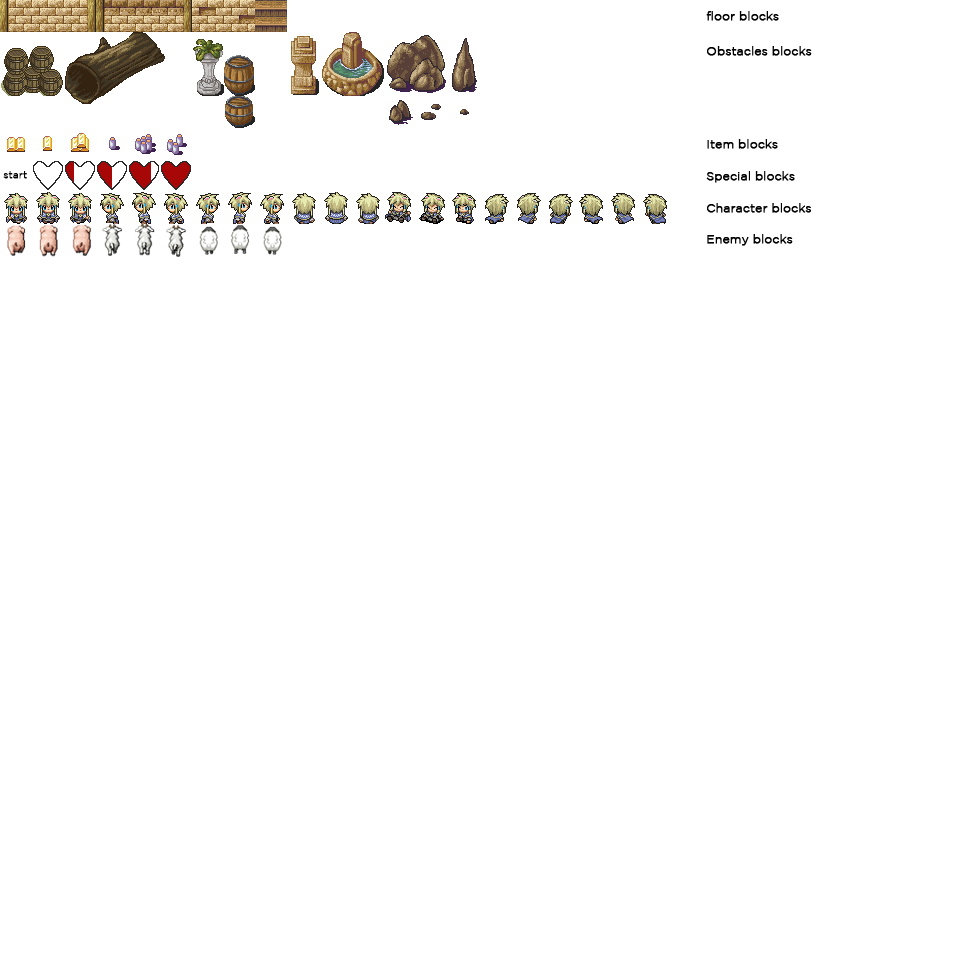
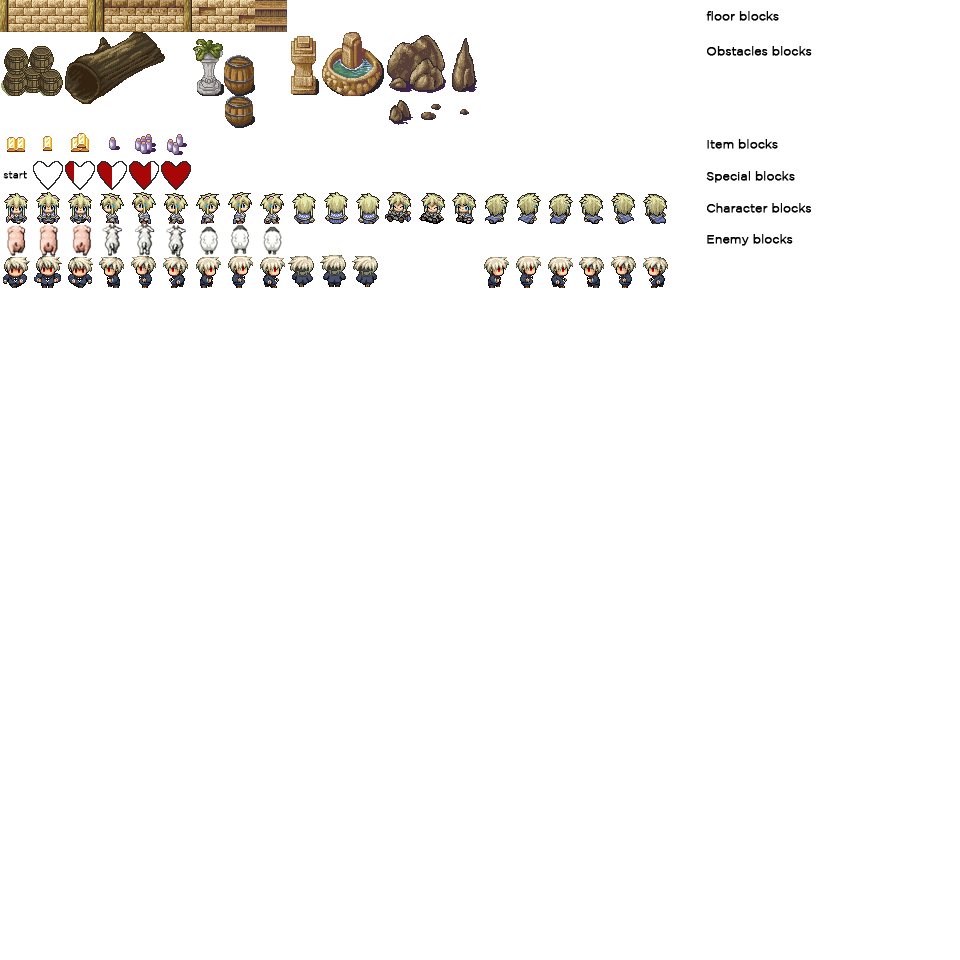
Layers edited between the first and the second w=960, h=960 image:
added layer "Layer 47" in group "Group 1" over [left=288, top=255, right=378, bottom=287]
added layer "Layer 46 copy" in group "Group 1" over [left=484, top=256, right=573, bottom=288]
added layer "Layer 46" in group "Group 1" over [left=196, top=256, right=285, bottom=288]
added layer "Layer 45 copy" in group "Group 1" over [left=579, top=256, right=668, bottom=288]
added layer "Layer 45" in group "Group 1" over [left=99, top=256, right=188, bottom=288]
added layer "Layer 44" in group "Group 1" over [left=3, top=256, right=93, bottom=288]
